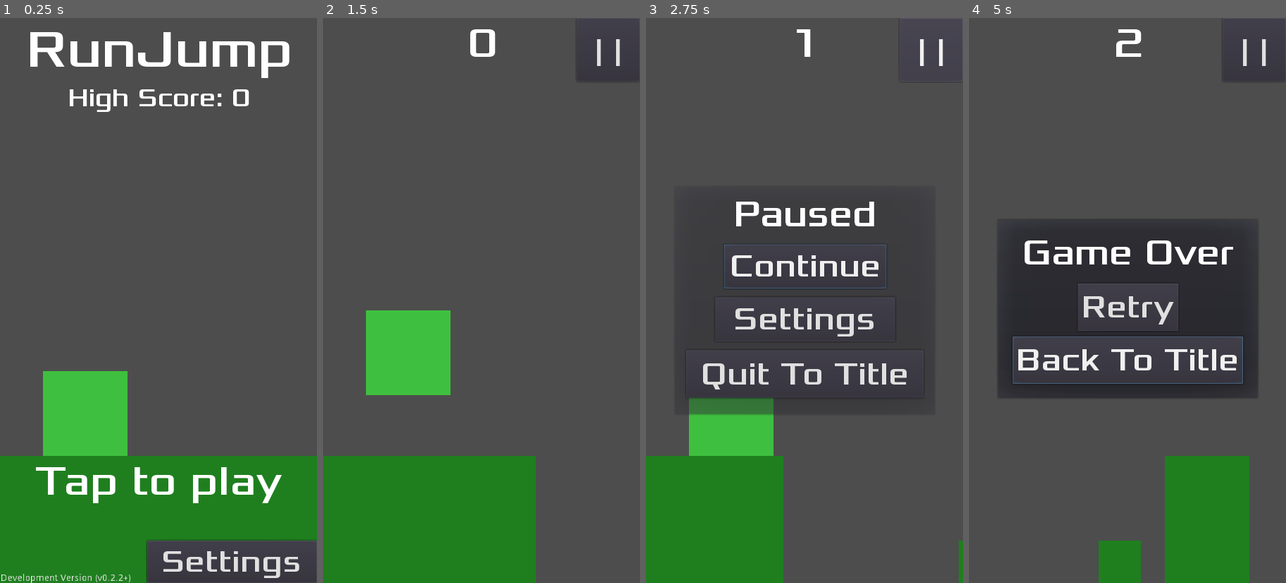
Above: before the commit, frames 1-4 (left to right).
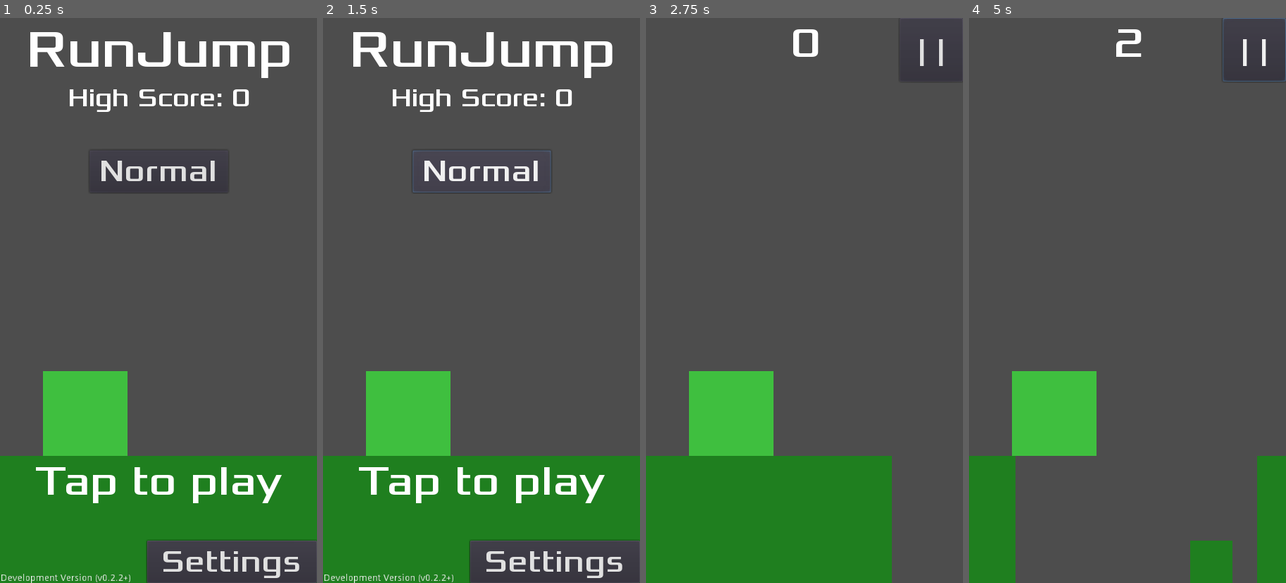
Above: after the commit, the same moments.

Repository: tomas7770/RunJump
Game: Godot game, scene res://scenes/Title.tscn
Two runs of this game, one before a commit and one after it. Both use one fixed random seed, a clock stepped at 60 frames per second and the inputs below.
Inputs (mouse positions are in pixels of both pictures, inside the frame that each line leads up to):
- Up to frame 1 (0.25 s): no input
- Up to frame 2 (1.5 s): click (481, 170) at 0.5 s, where only the run after the commit has a clickable "Normal"; click (481, 170) at 1.25 s, where only the run after the commit has a clickable "Normal"
- Up to frame 3 (2.75 s): click (931, 51) at 2 s, where only the run before the commit has a clickable "| |"
- Up to frame 4 (5 s): click (1127, 266) at 2.75 s, where only the run before the commit has a clickable "Continue"; click "| |" at 3.5 s; click "Continue" at 4.25 s

The runs differ from the first frame. In frame 1, 0.6% of the frame differs, in the area x 28-72%, y 25-31%; in frame 2, 17%; in frame 3, 14%; in frame 4, 33%, in the area x 0-100%, y 0-100%.

Commit message:
Add button to change difficulty (not functional yet)

Diff:
--- a/scenes/TitleHUD.tscn
+++ b/scenes/TitleHUD.tscn
@@ -19,6 +19,10 @@
 size = 48
 font_data = ExtResource( 2 )
 
+[sub_resource type="DynamicFont" id=5]
+size = 48
+font_data = ExtResource( 2 )
+
 [node name="TitleHUD" type="CanvasLayer"]
 script = ExtResource( 1 )
 
@@ -31,6 +35,9 @@
 custom_fonts/font = SubResource( 1 )
 text = "RunJump"
 align = 1
+__meta__ = {
+"_edit_use_anchors_": false
+}
 
 [node name="HighScore" type="Label" parent="."]
 anchor_left = 0.5
@@ -78,4 +85,19 @@
 __meta__ = {
 "_edit_use_anchors_": false
 }
+
+[node name="DifficultyButton" type="Button" parent="."]
+anchor_left = 0.5
+anchor_right = 0.5
+margin_left = -105.0
+margin_top = 200.0
+margin_right = 105.0
+margin_bottom = 264.0
+custom_fonts/font = SubResource( 5 )
+text = "Normal"
+clip_text = true
+__meta__ = {
+"_edit_use_anchors_": false
+}
+
 [connection signal="pressed" from="SettingsButton" to="." method="_on_SettingsButton_pressed"]
Not shown: 1 places in scenes/TitleHUD.tscn that only renumber resources
